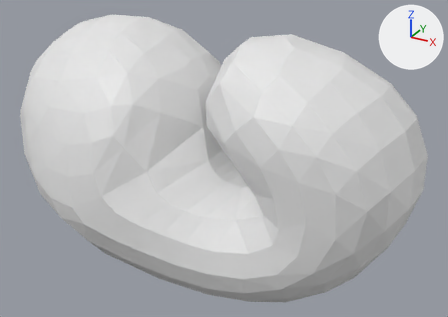
The OBJ model src/atlas_model/data/obj_files/embryo_t346.obj as it was, and as the next commit left it.
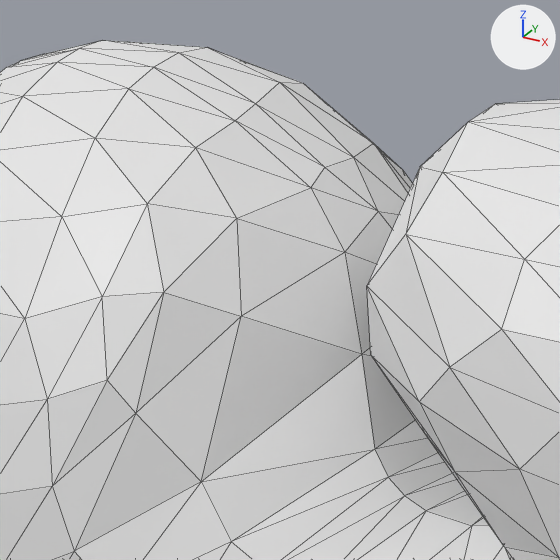
Each version is shown whole from a camera (50 mm lens) standing at (409.1, -487.8, 280.6) and looking at (213.6, -132.2, 102.8), then close up on the part from 17% to 61% of the width and 0% to 63% of the height. Lighting does not change. The marker at upper right points along +X, +Y and +Z. The close-ups show mesh edges as thin lines. Where no turn or scale is listed for an object, it has been applied to the vertices.

The first close-up shows 'embryo_t346'.
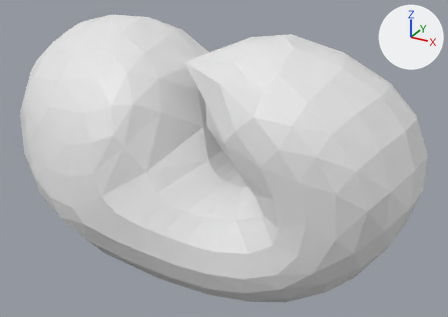
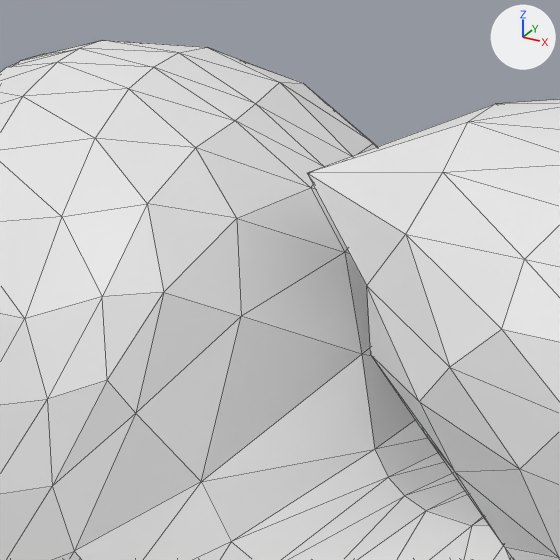
What changed in the scene script:
```text
Change me_embryo_t346:
    where me_embryo_t346.from_pydata(...)  # 362 vertices, 720 faces; spans x 45.0..353.0, y -223.0..-51.0, z 22.0..196.0
    used by ob_embryo_t346; location = (0.0, 0.0, 0.0)
    me_embryo_t346 part 1
    me_embryo_t346.vertices[10].co: (224.0, -150.0, 180.0) -> (198.0, -158.0, 177.0)  # pixel (419, 166) -> pixel (306, 172)
```

Changed parts and their boxes (x1, y1, x2, y2) in the close-ups (560 x 560 px; the box of a moved part takes in the faces that stretch with it):
part 1 of me_embryo_t346, moved or reshaped
    before: (367, 124, 467, 285)
    after: (307, 104, 494, 285)
